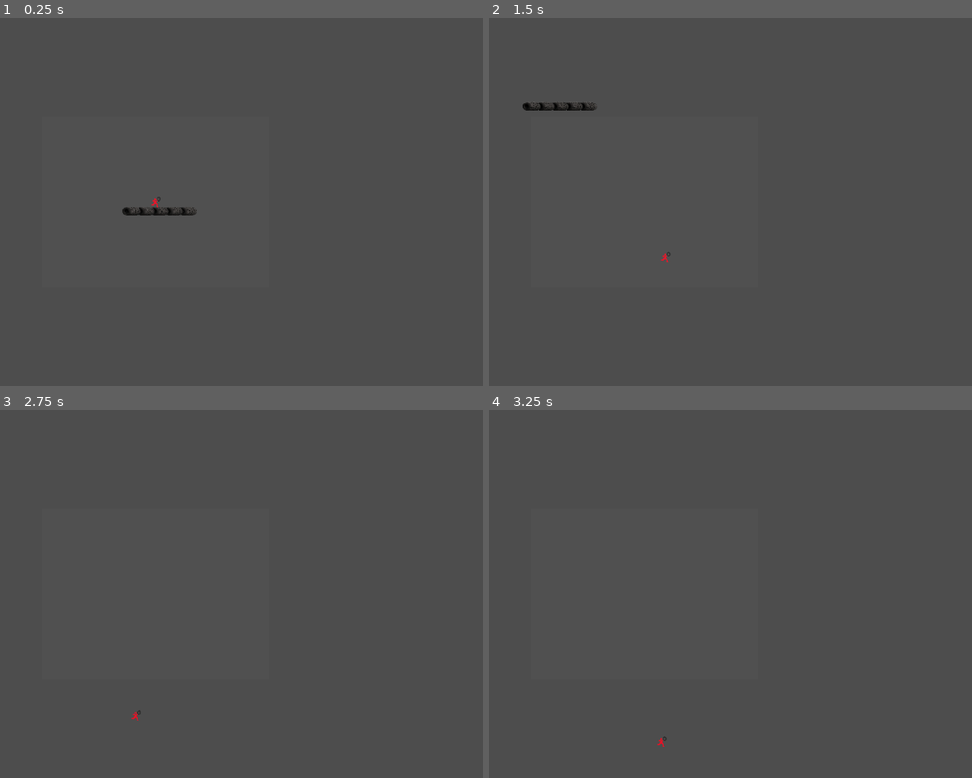
Above: before the commit, frames 1-4 (two rows, left to right).
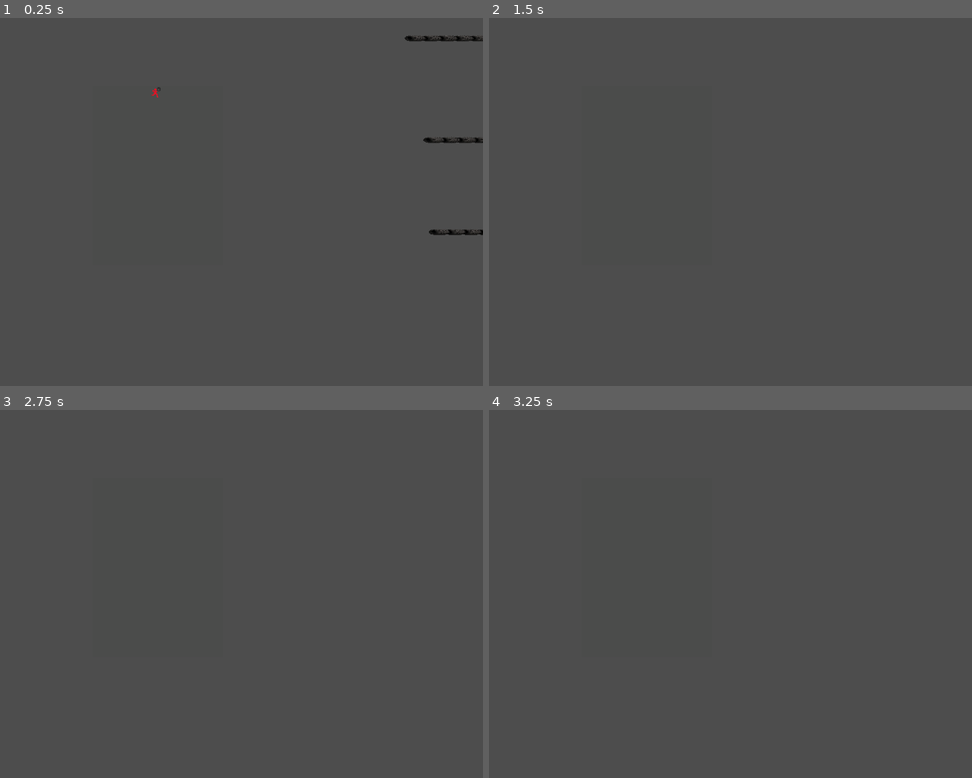
Above: after the commit, the same moments.

Repository: Latex-Opony/Latexowa-wspinaczka-3
Game: Godot game, scene res://Scenes/Main.tscn
The game is run twice, just before and just after one commit, with the same random seed, the same clock (stepped at 60 frames per second) and the same inputs.
Inputs:
- Up to frame 1 (0.25 s): no input
- Up to frame 2 (1.5 s): tap Enter (ui_accept) at 0.5, 0.6 s; hold Right (ui_right) from 0.53 s (still down); tap Space (jump, bound only after the commit) at 0.77, 0.8, 1.07, 1.35 s
- Up to frame 3 (2.75 s): tap Space (jump, bound only after the commit) at 1.52, 1.82, 2.3 s; tap Enter (ui_accept) at 1.55, 2.1 s; release Right (ui_right) at 2.03 s; hold Left (ui_left) from 2.03 s (still down)
- Up to frame 4 (3.25 s): release Left (ui_left) at 2.78 s; hold Right (ui_right) from 2.78 s (still down); tap Enter (ui_accept) at 2.85 s; tap Space (jump, bound only after the commit) at 3.02 s

The runs differ from the first frame. In frame 1, 0.7% of the frame differs, in the area x 25-100%, y 4-60%; in frame 2, 0.3%; in frame 3, less than 0.1%; in frame 4, less than 0.1%.

Commit message:
Initial commit – pełen projekt Godot

Diff:
--- a/Player/Player.gd
+++ b/Player/Player.gd
@@ -1,25 +1,40 @@
 extends CharacterBody2D
 
-@export var speed := 200.0
-@export var gravity := 500.0
-@export var jump_velocity := -300.0
+@export var speed       : float = 200.0
+@export var gravity     : float = 800.0
+@export var jump_force  : float = -350.0
 
-func _physics_process(delta):
-	# Dodajemy grawitację
-	if not is_on_floor():
-		velocity.y += gravity * delta
+var can_wall_jump : bool = true
 
-	# Ruch w poziomie
+func _physics_process(delta: float) -> void:
+	# 1) Sterowanie poziome
+	var dir := 0.0
 	if Input.is_action_pressed("ui_right"):
-		velocity.x = speed
-	elif Input.is_action_pressed("ui_left"):
-		velocity.x = -speed
-	else:
-		velocity.x = 0
+		dir += 1
+	if Input.is_action_pressed("ui_left"):
+		dir -= 1
+	velocity.x = dir * speed
 
-	# Skok
-	if Input.is_action_just_pressed("ui_accept") and is_on_floor():
-		velocity.y = jump_velocity
+	# 2) Reset wall-jump gdy na ziemi
+	if is_on_floor():
+		can_wall_jump = true
 
-	# Przesuwamy węzeł i aktualizujemy velocity
-	move_and_slide()
+	# 3) Skok
+	if Input.is_action_just_pressed("jump"):
+		if is_on_floor():
+			velocity.y = jump_force
+		elif is_on_wall() and can_wall_jump:
+			velocity.y = jump_force
+			# odbij w poziomie od ściany
+			var n = get_last_slide_collision().normal
+			velocity.x = -n.x * speed
+			can_wall_jump = false
+
+	# 4) Grawitacja
+	velocity.y += gravity * delta
+
+	# 5) Przesunięcie
+	move_and_slide()  # korzysta z tego.velocity
+
+	# 6) Kamera podąża pionowo
+	$Camera2D.position.y = global_position.y
--- a/Scenes/Main.tscn
+++ b/Scenes/Main.tscn
@@ -1,39 +1,20 @@
-[gd_scene load_steps=6 format=3 uid="uid://cyslmwkwaqbkq"]
+[gd_scene load_steps=5 format=3 uid="uid://cyslmwkwaqbkq"]
 
-[ext_resource type="Texture2D" uid="uid://b4ldiaun2s4tc" path="res://Textures/platforma.png" id="1_r150o"]
+[ext_resource type="Script" uid="uid://kao4vj1jqojf" path="res://Scenes/main.gd" id="1_rgh2o"]
 [ext_resource type="Texture2D" uid="uid://cwik5ws3l50kk" path="res://Textures/Postac.png" id="2_idj7w"]
 [ext_resource type="Script" uid="uid://cgxtt2wa017vt" path="res://Player/Player.gd" id="2_kln2b"]
 
-[sub_resource type="RectangleShape2D" id="RectangleShape2D_c1w88"]
-size = Vector2(436.667, 50)
-
 [sub_resource type="RectangleShape2D" id="RectangleShape2D_kln2b"]
-size = Vector2(16, 16)
+size = Vector2(18, 18)
 
 [node name="Main" type="Node2D"]
-
-[node name="Platform" type="StaticBody2D" parent="."]
-position = Vector2(-330, 293)
-scale = Vector2(0.3, 0.3)
-constant_linear_velocity = Vector2(0, 360)
-
-[node name="Sprite2D" type="Sprite2D" parent="Platform"]
-position = Vector2(560, -500)
-scale = Vector2(0.33, 0.109)
-texture = ExtResource("1_r150o")
-offset = Vector2(400, 15)
-
-[node name="CollisionShape2D" type="CollisionShape2D" parent="Platform"]
-position = Vector2(690, -498.333)
-shape = SubResource("RectangleShape2D_c1w88")
-debug_color = Color(0.772549, 0, 0.156863, 0)
+position = Vector2(574, 275)
+script = ExtResource("1_rgh2o")
 
 [node name="Player" type="CharacterBody2D" parent="."]
-position = Vector2(-129, 127)
 script = ExtResource("2_kln2b")
 
 [node name="CollisionShape2D" type="CollisionShape2D" parent="Player"]
-position = Vector2(0, 1)
 shape = SubResource("RectangleShape2D_kln2b")
 debug_color = Color(1, 0.0364741, 0.0496456, 0.42)
 
@@ -42,21 +23,22 @@
 texture = ExtResource("2_idj7w")
 
 [node name="Camera2D" type="Camera2D" parent="Player"]
-position = Vector2(-1, 0)
+position = Vector2(-1, 1)
 position_smoothing_enabled = true
 
 [node name="CanvasLayer" type="CanvasLayer" parent="."]
 
 [node name="ColorRect" type="ColorRect" parent="CanvasLayer"]
-anchors_preset = 8
+anchors_preset = -1
 anchor_left = 0.5
-anchor_top = 0.5
+anchor_top = 0.41
 anchor_right = 0.5
-anchor_bottom = 0.5
-offset_left = -200.0
-offset_top = -150.0
-offset_right = 200.0
-offset_bottom = 150.0
+anchor_bottom = 0.41
+offset_left = -110.0
+offset_top = -145.68
+offset_right = 119.0
+offset_bottom = 169.32
 grow_horizontal = 2
 grow_vertical = 2
-color = Color(1, 1, 1, 0.0196078)
+color = Color(0, 0.160784, 0.0352941, 0.0196078)
+metadata/_edit_use_anchors_ = true
--- /dev/null
+++ b/Scenes/Platform.tscn
@@ -0,0 +1,22 @@
+[gd_scene load_steps=3 format=3 uid="uid://d31ot16gwt2qq"]
+
+[ext_resource type="Texture2D" uid="uid://b4ldiaun2s4tc" path="res://Textures/platforma.png" id="1_pquxj"]
+
+[sub_resource type="RectangleShape2D" id="RectangleShape2D_g26pt"]
+size = Vector2(30.303, 6.11621)
+
+[node name="Platform" type="StaticBody2D"]
+position = Vector2(73, 7)
+scale = Vector2(0.33, 0.109)
+
+[node name="Sprite2D" type="Sprite2D" parent="."]
+position = Vector2(6.94164, -19.4388)
+scale = Vector2(0.340439, 0.192608)
+texture = ExtResource("1_pquxj")
+
+[node name="CollisionShape2D" type="CollisionShape2D" parent="."]
+position = Vector2(6.06058, -18.3486)
+scale = Vector2(15, 15)
+shape = SubResource("RectangleShape2D_g26pt")
+one_way_collision = true
+debug_color = Color(0.934441, 0.154705, 0.513281, 0.42)
--- a/Scenes/Platformy.tscn
+++ /dev/null
@@ -1,17 +0,0 @@
-[gd_scene load_steps=3 format=3 uid="uid://d31ot16gwt2qq"]
-
-[ext_resource type="Texture2D" uid="uid://b4ldiaun2s4tc" path="res://Textures/platforma.png" id="1_10dxq"]
-
-[sub_resource type="RectangleShape2D" id="RectangleShape2D_g26pt"]
-size = Vector2(88.1333, 33.5333)
-
-[node name="Platformy" type="StaticBody2D"]
-
-[node name="Sprite2D" type="Sprite2D" parent="."]
-texture = ExtResource("1_10dxq")
-
-[node name="CollisionShape2D" type="CollisionShape2D" parent="."]
-position = Vector2(-2, 22.5)
-scale = Vector2(15, 15)
-shape = SubResource("RectangleShape2D_g26pt")
-debug_color = Color(0.934441, 0.154705, 0.513281, 0.42)
--- /dev/null
+++ b/Scenes/main.gd
@@ -0,0 +1,54 @@
+extends Node2D
+
+const PlatformScene = preload("res://Scenes/Platform.tscn")
+
+@export var spawn_buffer_y := 300
+@export var min_gap := 150
+@export var max_gap := 250
+
+var platforms : Array[StaticBody2D] = []
+var next_spawn_y : float
+
+@onready var cam    : Camera2D         = $Player/Camera2D
+@onready var player : CharacterBody2D  = $Player
+
+func _ready() -> void:
+	randomize()
+	next_spawn_y = player.global_position.y
+	# pierwsza platforma dokładnie tam, gdzie stoi gracz
+	_spawn_platform(next_spawn_y)
+	# kilka kolejnych poniżej
+	for i in 5:
+		next_spawn_y -= randi_range(min_gap, max_gap)
+		_spawn_platform(next_spawn_y)
+
+func _process(_delta: float) -> void:
+	var py = player.global_position.y
+
+	# dorzucaj nowe tak długo, aż są w buforze nad graczem
+	while next_spawn_y > py - spawn_buffer_y:
+		next_spawn_y -= randi_range(min_gap, max_gap)
+		_spawn_platform(next_spawn_y)
+
+	# usuwaj te, co wypadły poniżej ekranu
+	for p in platforms.duplicate():
+		if p.global_position.y > py + spawn_buffer_y:
+			platforms.erase(p)
+			p.queue_free()
+
+func _spawn_platform(y_pos: float) -> void:
+	# 1) pobierz rozmiar widocznego ekranu w pikselach
+	var screen_px = get_viewport().get_visible_rect().size
+	# 2) oblicz połowę szerokości widoku w jednostkach świata, uwzględniając zoom
+	var half_w = screen_px.x * cam.zoom.x * 0.5
+	# 3) wyznacz granice X
+	var left  = cam.global_position.x - half_w
+	var right = cam.global_position.x + half_w
+	# 4) losuj X w tych granicach
+	var x_pos = randf_range(left, right)
+
+	# 5) instancjuj platformę i ustaw pozycję
+	var p = PlatformScene.instantiate()
+	p.global_position = Vector2(x_pos, y_pos)
+	add_child(p)
+	platforms.append(p)
--- a/project.godot
+++ b/project.godot
@@ -15,6 +15,16 @@
 config/features=PackedStringArray("4.4", "GL Compatibility")
 config/icon="res://icon.svg"
 
+[input]
+
+jump={
+"deadzone": 0.01,
+"events": [Object(InputEventKey,"resource_local_to_scene":false,"resource_name":"","device":-1,"window_id":0,"alt_pressed":false,"shift_pressed":false,"ctrl_pressed":false,"meta_pressed":false,"pressed":false,"keycode":0,"physical_keycode":32,"key_label":0,"unicode":32,"location":0,"echo":false,"script":null)
+, Object(InputEventKey,"resource_local_to_scene":false,"resource_name":"","device":-1,"window_id":0,"alt_pressed":false,"shift_pressed":false,"ctrl_pressed":false,"meta_pressed":false,"pressed":false,"keycode":0,"physical_keycode":4194320,"key_label":0,"unicode":0,"location":0,"echo":false,"script":null)
+, Object(InputEventKey,"resource_local_to_scene":false,"resource_name":"","device":-1,"window_id":0,"alt_pressed":false,"shift_pressed":false,"ctrl_pressed":false,"meta_pressed":false,"pressed":false,"keycode":0,"physical_keycode":87,"key_label":0,"unicode":119,"location":0,"echo":false,"script":null)
+]
+}
+
 [rendering]
 
 renderer/rendering_method="gl_compatibility"
Not shown, changed: docs/index.html
Not shown, changed: docs/index.pck
